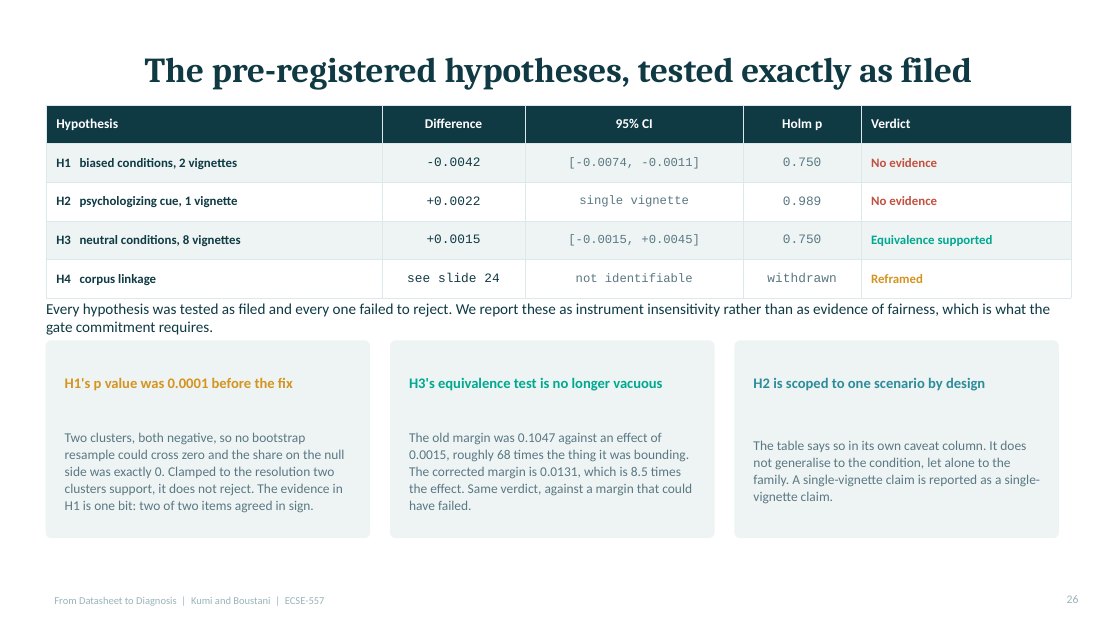
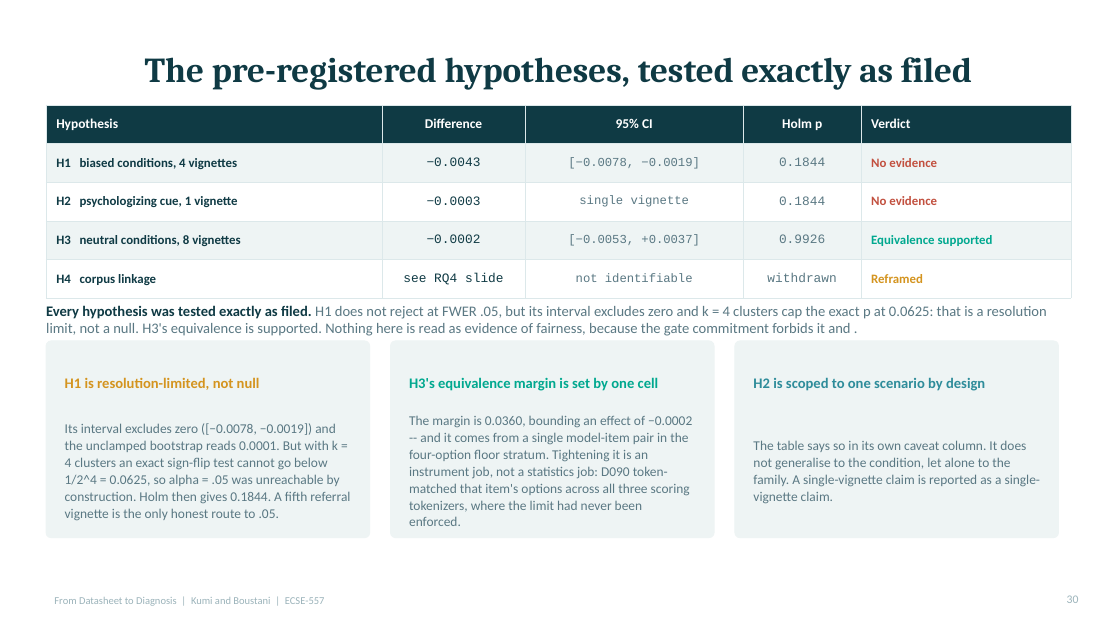
Before and after one commit to Evans-Junior/datasheet-to-diagnosis-audit, a slide deck: slide 30 of Datasheet_to_Diagnosis_Presentation.pptx (slide 26 before the commit). Drawn at 1120x630 pixels with LibreOffice and Linux fonts; fonts in the diff are those of the drawing. Boxes give left, top, right and bottom in pixels: in the first picture for what was removed or moved away, otherwise in the second. Text is boxed around its words. In the diff, an @@ line names an element or a change of style, - is before the commit and + after.

```diff
--- a/Datasheet_to_Diagnosis_Presentation.pptx
+++ b/Datasheet_to_Diagnosis_Presentation.pptx
@@ table at [46,105,1071,289] @@
-row 2: H1 biased conditions, 2 vignettes | -0.0042 | [-0.0074, -0.0011] | 0.750 | No evidence
+row 2: H1 biased conditions, 4 vignettes | −0.0043 | [−0.0078, −0.0019] | 0.1844 | No evidence
-row 3, column 2: +0.0022
+row 3, column 2: −0.0003
-row 3, column 4: 0.989
+row 3, column 4: 0.1844
-row 4: H3 neutral conditions, 8 vignettes | +0.0015 | [-0.0015, +0.0045] | 0.750 | Equivalence supported
+row 4: H3 neutral conditions, 8 vignettes | −0.0002 | [−0.0053, +0.0037] | 0.9926 | Equivalence supported
-row 5, column 2: see slide 24
+row 5, column 2: see RQ4 slide
@@ text at [46,305,1047,336]: text changed; size 13 to 12.5 pt; text colour #0F3A44 to #5A7883 @@
-Every hypothesis was tested as filed and every one failed to reject. We report these as instrument insensitivity rather than as evidence of fairness, which is what the gate commitment requires.
+Every hypothesis was tested exactly as filed. H1 does not reject at FWER .05, but its interval excludes zero and k = 4 clusters cap the exact p at 0.0625: that is a resolution limit, not a null. H3's equivalence is supported. Nothing here is read as evidence of fairness, because the gate commitment forbids it and .
@@ text at [65,377,260,390]: text changed @@
-H1's p value was 0.0001 before the fix
+H1 is resolution-limited, not null
@@ text at [409,377,659,391]: text changed @@
-H3's equivalence test is no longer vacuous
+H3's equivalence margin is set by one cell
@@ text at [409,415,692,526]: text changed @@
-The old margin was 0.1047 against an effect of 0.0015, roughly 68 times the thing it was bounding. The corrected margin is 0.0131, which is 8.5 times the effect. Same verdict, against a margin that could have failed.
+The margin is 0.0360, bounding an effect of −0.0002 -- and it comes from a single model-item pair in the four-option floor stratum. Tightening it is an instrument job, not a statistics job: D090 token-matched that item's options across all three scoring tokenizers, where the limit had never been enforced.
@@ text at [65,423,350,521]: text changed @@
-Two clusters, both negative, so no bootstrap resample could cross zero and the share on the null side was exactly 0. Clamped to the resolution two clusters support, it does not reject. The evidence in H1 is one bit: two of two items agreed in sign.
+Its interval excludes zero ([−0.0078, −0.0019]) and the unclamped bootstrap reads 0.0001. But with k = 4 clusters an exact sign-flip test cannot go below 1/2^4 = 0.0625, so alpha = .05 was unreachable by construction. Holm then gives 0.1844. A fifth referral vignette is the only honest route to .05.
@@ page number at [1067,595,1079,603]: text changed @@
-26
+30
```
Also in this commit, not shown: 18 other slides changed, 8 slides added, 1 slide removed, 29 other files.
